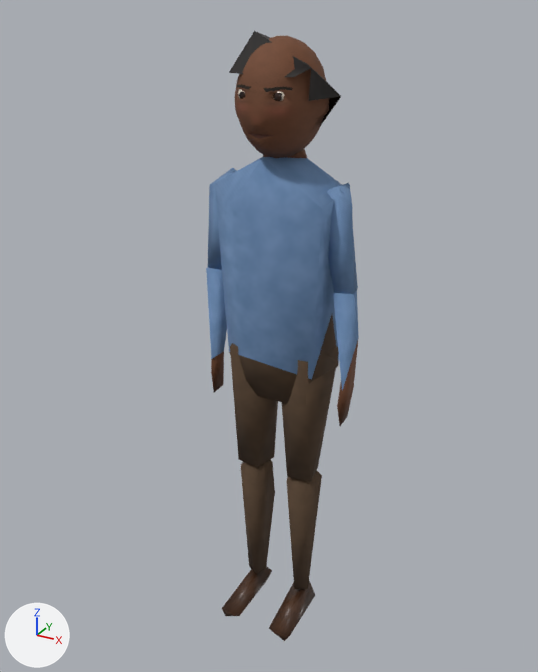
Two versions of the OBJ model OpenGL/assets/models/persona_nino_b/persona_nino_b_lod.obj, one commit apart.
Rendered twice from a 50 mm camera at (0.619, -1.174, 1.233) aimed at (-0.02, -0.013, 0.653). Every picture has the same lights, and +X, +Y and +Z are marked at lower left. The picture after the commit comes second. Where no turn or scale is listed for an object, it has been applied to the vertices.

Names of what the first picture shows: 'AntebrazoDer', 'AntebrazoIzq', 'BrazoDer', 'BrazoIzq', 'Cabeza', 'MusloDer', 'MusloIzq', 'Pelo', 'PiernaDer', 'PiernaIzq', 'Torso'.
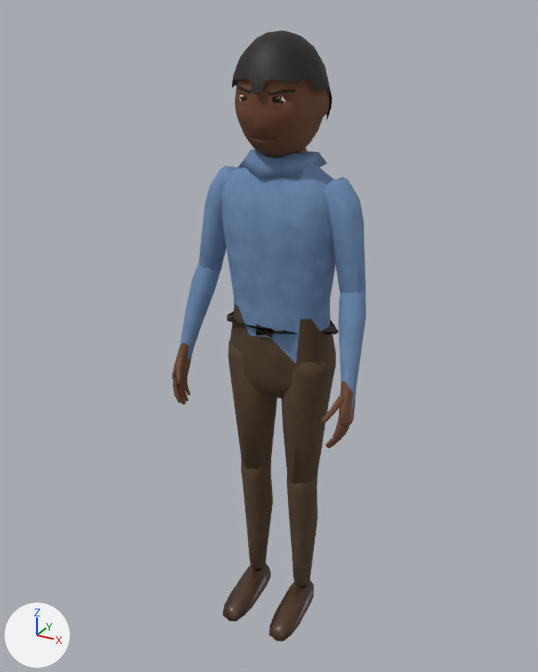
What changed in the scene script:
```text
Change me_antebrazoder:
    remove me_antebrazoder.from_pydata(...)  # 12 vertices, 20 faces; spans x -0.16..-0.11, y -0.038..0.02, z 0.504..0.772
    add me_antebrazoder.from_pydata(...)  # 209 vertices, 381 faces; spans x -0.192..-0.128, y -0.128..0.009, z 0.507..0.793
    me_antebrazoder part 1: the whole mesh is rebuilt
Change me_antebrazoizq:
    remove me_antebrazoizq.from_pydata(...)  # 12 vertices, 20 faces; spans x 0.11..0.16, y -0.038..0.02, z 0.504..0.772
    add me_antebrazoizq.from_pydata(...)  # 209 vertices, 381 faces; spans x 0.128..0.192, y -0.142..0.009, z 0.514..0.794
    me_antebrazoizq part 2: the whole mesh is rebuilt
Change me_brazoder:
    remove me_brazoder.from_pydata(...)  # 8 vertices, 12 faces; spans x -0.153..-0.078, y -0.035..0.034, z 0.765..0.962
    add me_brazoder.from_pydata(...)  # 63 vertices, 122 faces; spans x -0.173..-0.073, y -0.038..0.033, z 0.755..0.97
    me_brazoder part 3: the whole mesh is rebuilt
Change me_brazoizq:
    remove me_brazoizq.from_pydata(...)  # 8 vertices, 12 faces; spans x 0.073..0.153, y -0.034..0.037, z 0.765..0.958
    add me_brazoizq.from_pydata(...)  # 63 vertices, 122 faces; spans x 0.073..0.173, y -0.038..0.033, z 0.755..0.969
    me_brazoizq part 4: the whole mesh is rebuilt
Change me_musloder:
    remove me_musloder.from_pydata(...)  # 8 vertices, 12 faces; spans x -0.106..-0.001, y -0.061..0.051, z 0.359..0.637
    add me_musloder.from_pydata(...)  # 56 vertices, 108 faces; spans x -0.112..-0.004, y -0.057..0.057, z 0.34..0.636
    me_musloder part 5: the whole mesh is rebuilt
Change me_pelo:
    remove me_pelo.from_pydata(...)  # 13 vertices, 13 faces; spans x -0.073..0.108, y -0.076..0.076, z 1.05..1.201
    add me_pelo.from_pydata(...)  # 111 vertices, 177 faces; spans x -0.087..0.088, y -0.103..0.085, z 1.057..1.201
    me_pelo part 6: the whole mesh is rebuilt
Change me_piernader:
    remove me_piernader.from_pydata(...)  # 17 vertices, 26 faces; spans x -0.089..-0.022, y -0.117..0.039, z 0.005..0.355
    add me_piernader.from_pydata(...)  # 119 vertices, 230 faces; spans x -0.087..-0.023, y -0.127..0.04, z 0.003..0.376
    me_piernader part 7: the loose piece of 10 vertices spanning x -0.089..-0.022, y -0.037..0.039, z 0.063..0.355 is rebuilt with 67 vertices and now spans x -0.087..-0.023, y -0.04..0.04, z 0.066..0.376
    me_piernader part 8: the loose piece of 7 vertices spanning x -0.084..-0.029, y -0.117..0.025, z 0.005..0.066 is rebuilt with 52 vertices and now spans x -0.087..-0.029, y -0.127..0.029, z 0.003..0.068
Change me_piernaizq:
    remove me_piernaizq.from_pydata(...)  # 17 vertices, 26 faces; spans x 0.022..0.089, y -0.117..0.039, z 0.005..0.355
    add me_piernaizq.from_pydata(...)  # 119 vertices, 230 faces; spans x 0.022..0.087, y -0.127..0.04, z 0.003..0.376
    me_piernaizq part 9: the loose piece of 10 vertices spanning x 0.022..0.089, y -0.037..0.039, z 0.063..0.355 is rebuilt with 67 vertices and now spans x 0.022..0.087, y -0.04..0.04, z 0.066..0.376
    me_piernaizq part 10: the loose piece of 7 vertices spanning x 0.029..0.084, y -0.117..0.025, z 0.005..0.066 is rebuilt with 52 vertices and now spans x 0.028..0.086, y -0.127..0.029, z 0.003..0.068
Change me_torso:
    remove me_torso.from_pydata(...)  # 23 vertices, 42 faces; spans x -0.123..0.124, y -0.076..0.064, z 0.528..1.027
    add me_torso.from_pydata(...)  # 174 vertices, 344 faces; spans x -0.117..0.117, y -0.077..0.072, z 0.526..1.027
    me_torso part 11: the whole mesh is rebuilt
Add ob_cuello:
    ob_cuello = bpy.data.objects.new('Cuello', me_cuello)  # 14 vertices, 28 faces; spans x -0.081..0.0633, y -0.0613..0.061, z 0.97..1.0097; in mat_camisa_azul (picture img_camisa_azul_png)
    ob_cuello.location = (0.0, 0.0, 0.0)
Add ob_cinturon:
    ob_cinturon = bpy.data.objects.new('Cinturon', me_cinturon)  # 16 vertices, 22 faces; spans x -0.113..0.12, y -0.081..0.067, z 0.674..0.698; in mat_cinturon_cuero (picture img_cinturon_cuero_png)
    ob_cinturon.location = (0.0, 0.0, 0.0)
```

Location of each change, (x1, y1, x2, y2) in pixels of the pictures (538 x 672 px):
'Torso', reshaped (11% narrower)
    before: (215, 149, 343, 404)
    after: (222, 147, 336, 398)
'Pelo', reshaped (11% narrower)
    before: (229, 31, 341, 126)
    after: (232, 30, 332, 121)
'PiernaIzq', reshaped (7% narrower)
    before: (269, 470, 322, 641)
    after: (269, 475, 318, 641)
'PiernaDer', reshaped
    before: (222, 459, 275, 616)
    after: (223, 460, 273, 622)
'AntebrazoDer', reshaped
    before: (206, 267, 227, 392)
    after: (172, 264, 221, 405)
'BrazoIzq', reshaped
    before: (327, 183, 358, 294)
    after: (324, 177, 366, 294)
'MusloDer', reshaped
    before: (230, 343, 278, 467)
    after: (228, 340, 277, 471)
'AntebrazoIzq', reshaped (70% wider, 15% taller)
    before: (333, 290, 359, 426)
    after: (321, 291, 366, 448)
'BrazoDer', reshaped (40% wider)
    before: (208, 168, 237, 270)
    after: (198, 166, 239, 272)
'Cuello', added (blue)
    after: (239, 149, 327, 178)
'Cinturon', added
    after: (227, 311, 339, 338)
part 7 of me_piernader, rebuilt
    before: (241, 459, 275, 574)
    after: (241, 460, 273, 570)
part 8 of me_piernader, rebuilt (16% taller)
    before: (222, 566, 272, 616)
    after: (223, 564, 271, 622)
part 9 of me_piernaizq, rebuilt
    before: (286, 470, 322, 589)
    after: (287, 475, 318, 587)
part 10 of me_piernaizq, rebuilt
    before: (269, 581, 315, 641)
    after: (269, 580, 314, 641)
